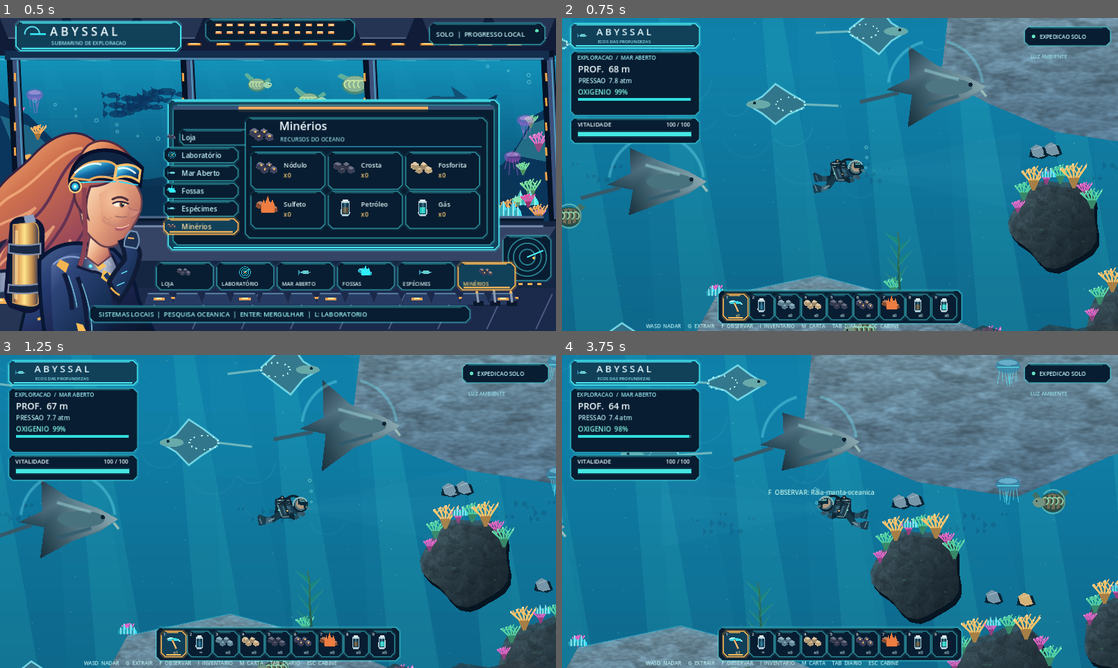
Above: before the commit, frames 1-4 (two rows, left to right).
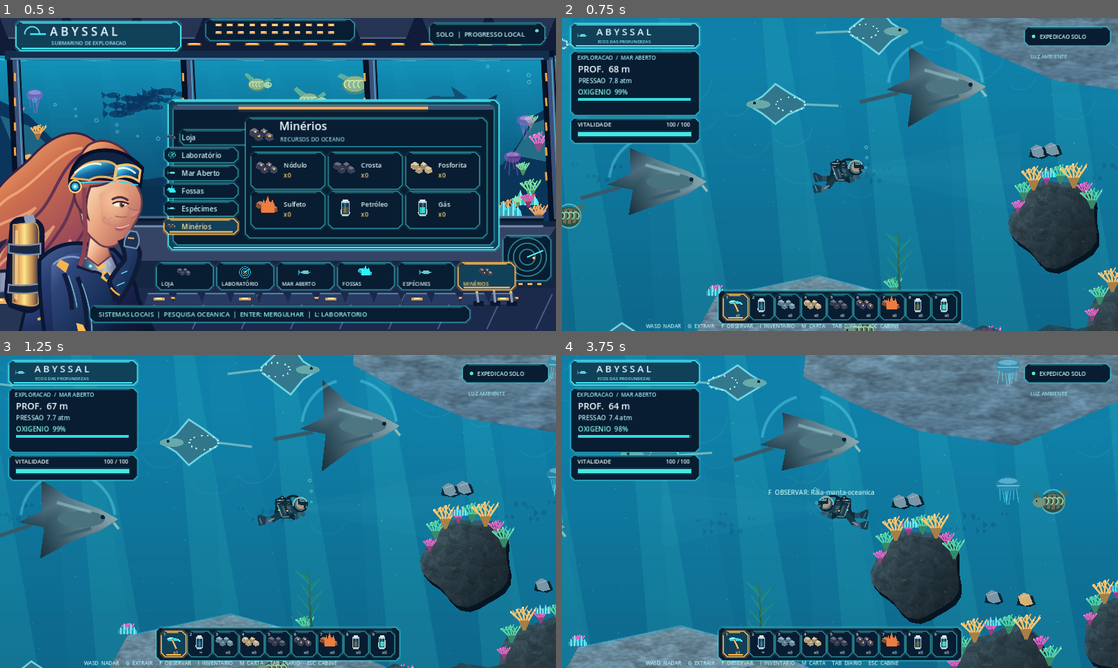
Above: after the commit, the same moments.

Repository: Esaneto/Abyssal
Game: Godot game, scene res://scenes/main.tscn
The game is run twice, just before and just after one commit, with the same random seed, the same clock (stepped at 60 frames per second) and the same inputs.
Inputs (mouse positions are in pixels of both pictures, inside the frame that each line leads up to):
- Up to frame 1 (0.5 s): no input
- Up to frame 2 (0.75 s): tap Enter at 0.5 s; move the mouse to (962, 158) at 0.52 s; hold D (move_right) from 0.53 s (still down); hold G (extract) from 0.53 s (still down); click (962, 158) at 0.67 s
- Up to frame 3 (1.25 s): keep holding D (move_right); keep holding G (extract); tap Space at 0.77, 1.07 s
- Up to frame 4 (3.75 s): release D (move_right) at 1.25 s; release G (extract) at 1.25 s; drag from (728, 527) to (812, 574) at 1.27 s; move the mouse to (895, 442) at 2.02 s; hold D (move_right) 2.03-2.75 s; tap 1 at 2.1 s; drag from (812, 574) to (673, 464) at 2.77 s; move the mouse to (1006, 558) at 3.52 s; hold A (move_left) from 3.53 s (still down); tap R at 3.6 s

Frame 1 is identical in both runs. In frame 2, 5.6% of the frame differs, in the area x 68-100%, y 0-40%; in frame 3, 6.6%; in frame 4, 11%, in the area x 43-100%, y 0-46%.

Commit message:
art(godot): trim oversized cave ceiling while keeping topographic collision

Diff:
--- a/godot-client/scripts/ocean_expedition.gd
+++ b/godot-client/scripts/ocean_expedition.gd
@@ -321,9 +321,9 @@
 			Vector2(5730,1325),Vector2(5450,1255)
 		]),
 		PackedVector2Array([
-			Vector2(4440,220),Vector2(5500,220),Vector2(5430,480),
-			Vector2(5190,545),Vector2(4950,650),Vector2(4700,612),
-			Vector2(4530,540),Vector2(4410,475)
+			Vector2(4440,90),Vector2(5500,90),Vector2(5430,350),
+			Vector2(5190,415),Vector2(4950,520),Vector2(4700,482),
+			Vector2(4530,410),Vector2(4410,345)
 		]),
 		PackedVector2Array([
 			Vector2(6700,2380),Vector2(6950,2250),Vector2(7180,2300),
